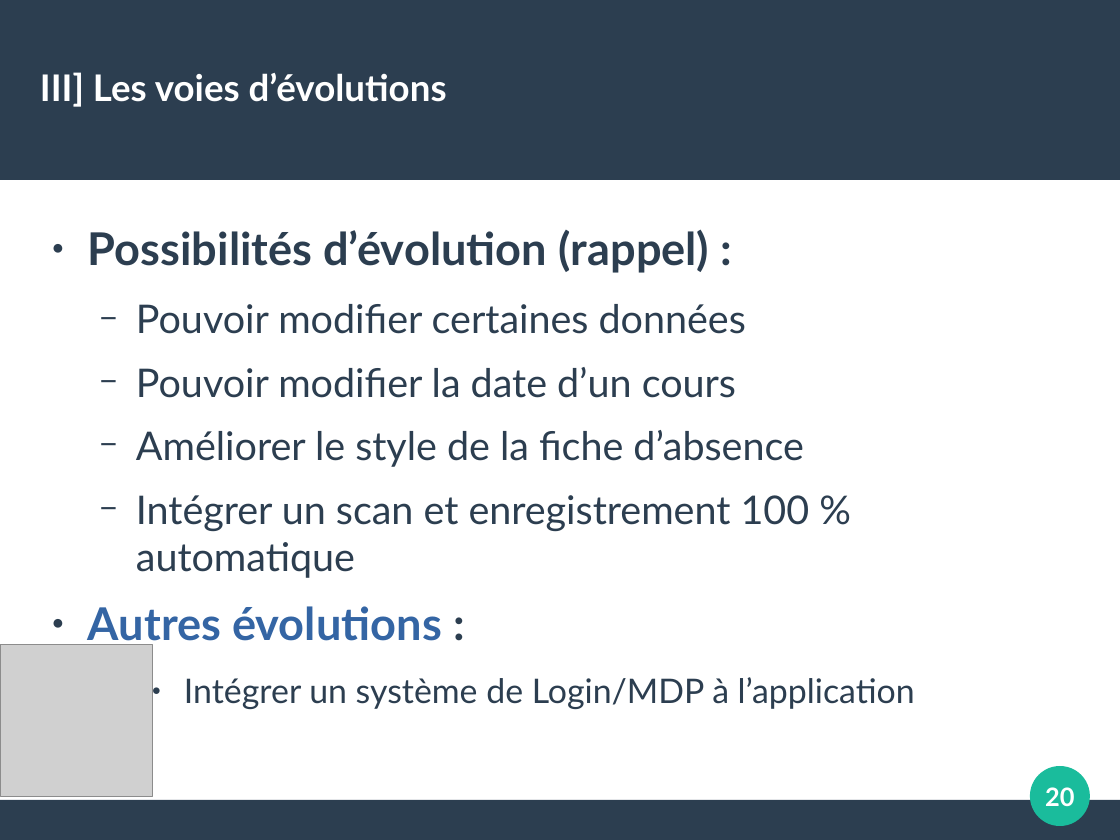
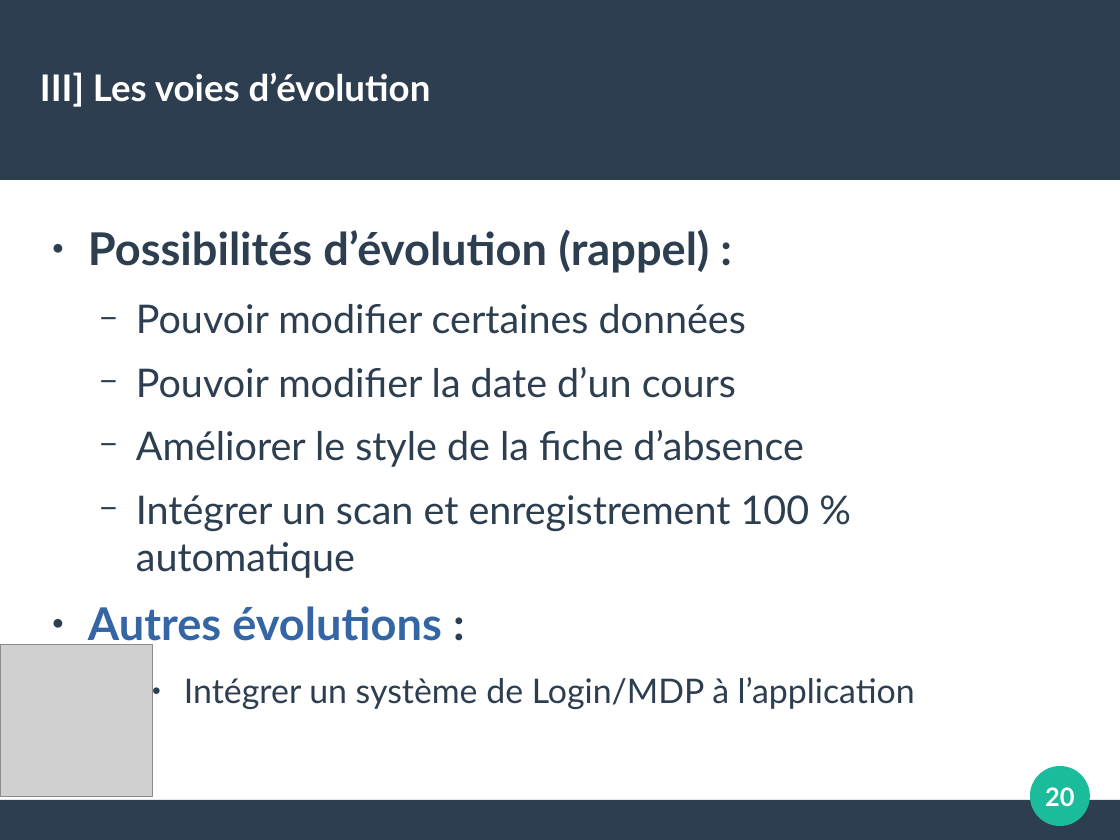
Before and after one commit to FlavienVernier/GestionEnseignantsEtudiants, a slide deck: slide 20 of DiapoSoutenance.odp. Drawn at 1120x840 pixels with LibreOffice and Linux fonts; fonts in the diff are those of the drawing; grey boxes stand for pictures. Boxes give left, top, right and bottom in pixels: in the first picture for what was removed or moved away, otherwise in the second. Text is boxed around its words. In the diff, an @@ line names an element or a change of style, - is before the commit and + after.

```diff
--- a/DiapoSoutenance.odp
+++ b/DiapoSoutenance.odp
@@ title at (40, 72, 431, 107): text changed @@
-III] Les voies d’évolutions
+III] Les voies d’évolution
```
Also in this commit, not shown: 5 other slides changed.
